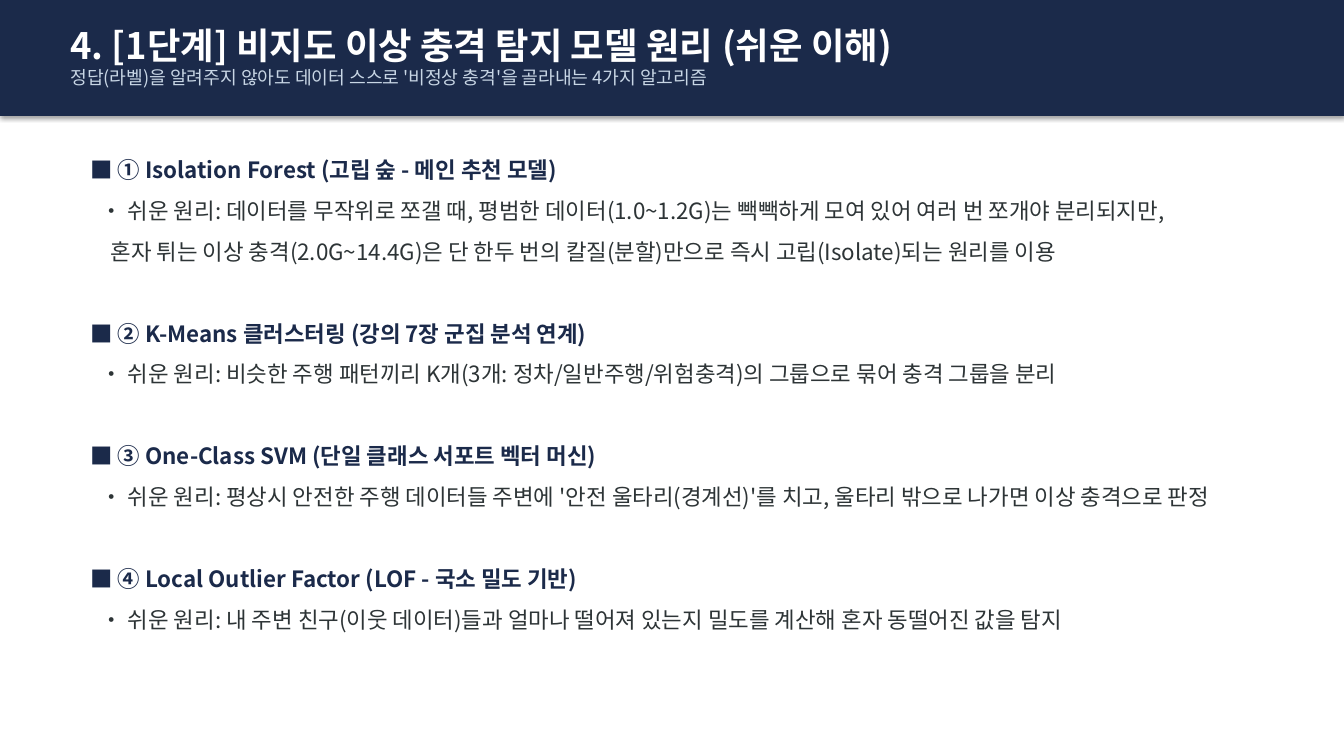
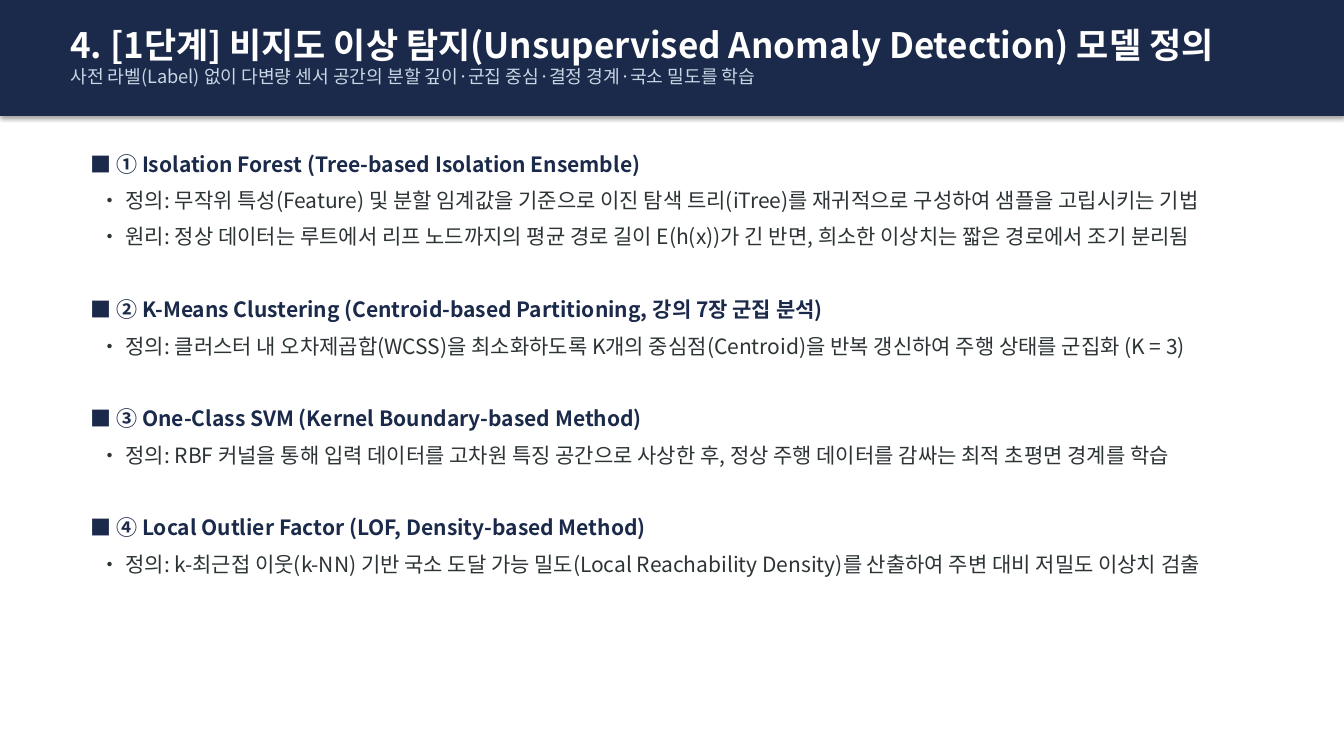
Before and after one commit to sungmin9910/prediction, a slide deck: slide 5 of 사과_운송_이상충격_예측_발표자료.pptx. Drawn at 1344x756 pixels with LibreOffice and Linux fonts; fonts in the diff are those of the drawing. Boxes give left, top, right and bottom in pixels: in the first picture for what was removed or moved away, otherwise in the second. Text is boxed around its words. In the diff, an @@ line names an element or a change of style, - is before the commit and + after.

```diff
--- a/사과_운송_이상충격_예측_발표자료.pptx
+++ b/사과_운송_이상충격_예측_발표자료.pptx
@@ text at [70, 28, 1213, 87]: text changed; size 13 to 25 pt; text colour #C8D6E5 to #FFFFFF; bold on @@
-4. [1단계] 비지도 이상 충격 탐지 모델 원리 (쉬운 이해)
-정답(라벨)을 알려주지 않아도 데이터 스스로 '비정상 충격'을 골라내는 4가지 알고리즘
+4. [1단계] 비지도 이상 탐지(Unsupervised Anomaly Detection) 모델 정의
+사전 라벨(Label) 없이 다변량 센서 공간의 분할 깊이·군집 중심·결정 경계·국소 밀도를 학습
@@ text at [116, 154, 1200, 577]: text changed; size 16 to 15 pt @@
-■ ① Isolation Forest (고립 숲 - 메인 추천 모델)
-• 쉬운 원리: 데이터를 무작위로 쪼갤 때, 평범한 데이터(1.0~1.2G)는 빽빽하게 모여 있어 여러 번 쪼개야 분리되지만,
-혼자 튀는 이상 충격(2.0G~14.4G)은 단 한두 번의 칼질(분할)만으로 즉시 고립(Isolate)되는 원리를 이용
-■ ② K-Means 클러스터링 (강의 7장 군집 분석 연계)
-• 쉬운 원리: 비슷한 주행 패턴끼리 K개(3개: 정차/일반주행/위험충격)의 그룹으로 묶어 충격 그룹을 분리
-■ ③ One-Class SVM (단일 클래스 서포트 벡터 머신)
-• 쉬운 원리: 평상시 안전한 주행 데이터들 주변에 '안전 울타리(경계선)'를 치고, 울타리 밖으로 나가면 이상 충격으로 판정
-■ ④ Local Outlier Factor (LOF - 국소 밀도 기반)
-• 쉬운 원리: 내 주변 친구(이웃 데이터)들과 얼마나 떨어져 있는지 밀도를 계산해 혼자 동떨어진 값을 탐지
+■ ① Isolation Forest (Tree-based Isolation Ensemble)
+• 정의: 무작위 특성(Feature) 및 분할 임계값을 기준으로 이진 탐색 트리(iTree)를 재귀적으로 구성하여 샘플을 고립시키는 기법
+• 원리: 정상 데이터는 루트에서 리프 노드까지의 평균 경로 길이 E(h(x))가 긴 반면, 희소한 이상치는 짧은 경로에서 조기 분리됨
+■ ② K-Means Clustering (Centroid-based Partitioning, 강의 7장 군집 분석)
+• 정의: 클러스터 내 오차제곱합(WCSS)을 최소화하도록 K개의 중심점(Centroid)을 반복 갱신하여 주행 상태를 군집화 (K = 3)
+■ ③ One-Class SVM (Kernel Boundary-based Method)
+• 정의: RBF 커널을 통해 입력 데이터를 고차원 특징 공간으로 사상한 후, 정상 주행 데이터를 감싸는 최적 초평면 경계를 학습
+■ ④ Local Outlier Factor (LOF, Density-based Method)
+• 정의: k-최근접 이웃(k-NN) 기반 국소 도달 가능 밀도(Local Reachability Density)를 산출하여 주변 대비 저밀도 이상치 검출
```
Also in this commit, not shown: 9 other slides changed, 1 other file.
